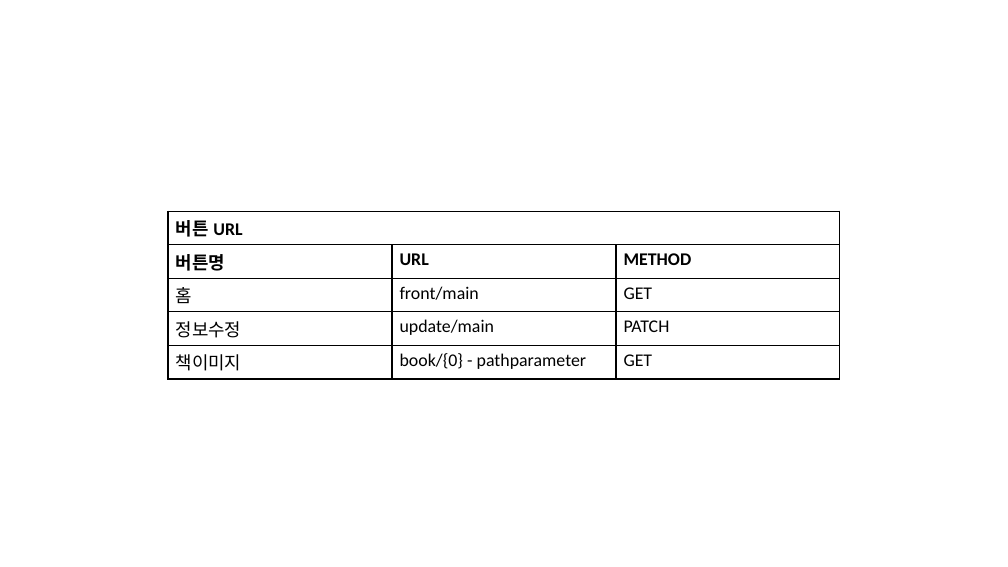
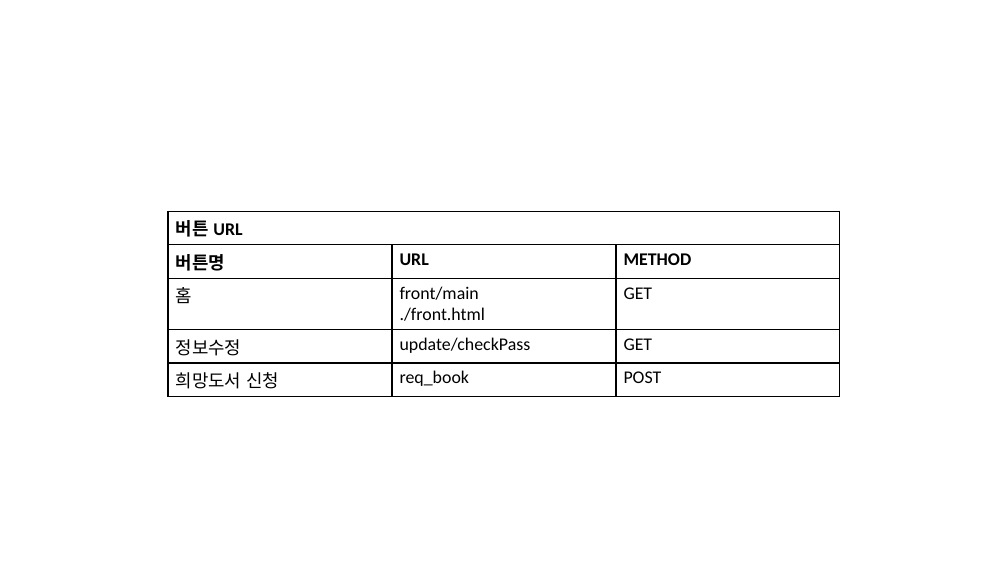
Before and after one commit to to-hworld/Library_Project, a slide deck: slide 18 of design/pageDesign.pptx (slide 17 before the commit). Drawn at 1008x567 pixels with LibreOffice and Linux fonts; fonts in the diff are those of the drawing. Boxes give left, top, right and bottom in pixels: in the first picture for what was removed or moved away, otherwise in the second. Text is boxed around its words. In the diff, an @@ line names an element or a change of style, - is before the commit and + after.

```diff
--- a/design/pageDesign.pptx
+++ b/design/pageDesign.pptx
@@ table at (168,211,839,393) @@
-row 3, column 2: front/main
+row 3, column 2: front/main / ./front.html
-row 4, column 2: update/main
+row 4, column 2: update/checkPass
-row 4, column 3: PATCH
+row 4, column 3: GET
-row 5: 책이미지 | book/{0} - pathparameter | GET
+row 5: 희망도서 신청 | req_book | POST
```
Also in this commit, not shown: 22 other slides changed, 1 slide added, 6 other files.
